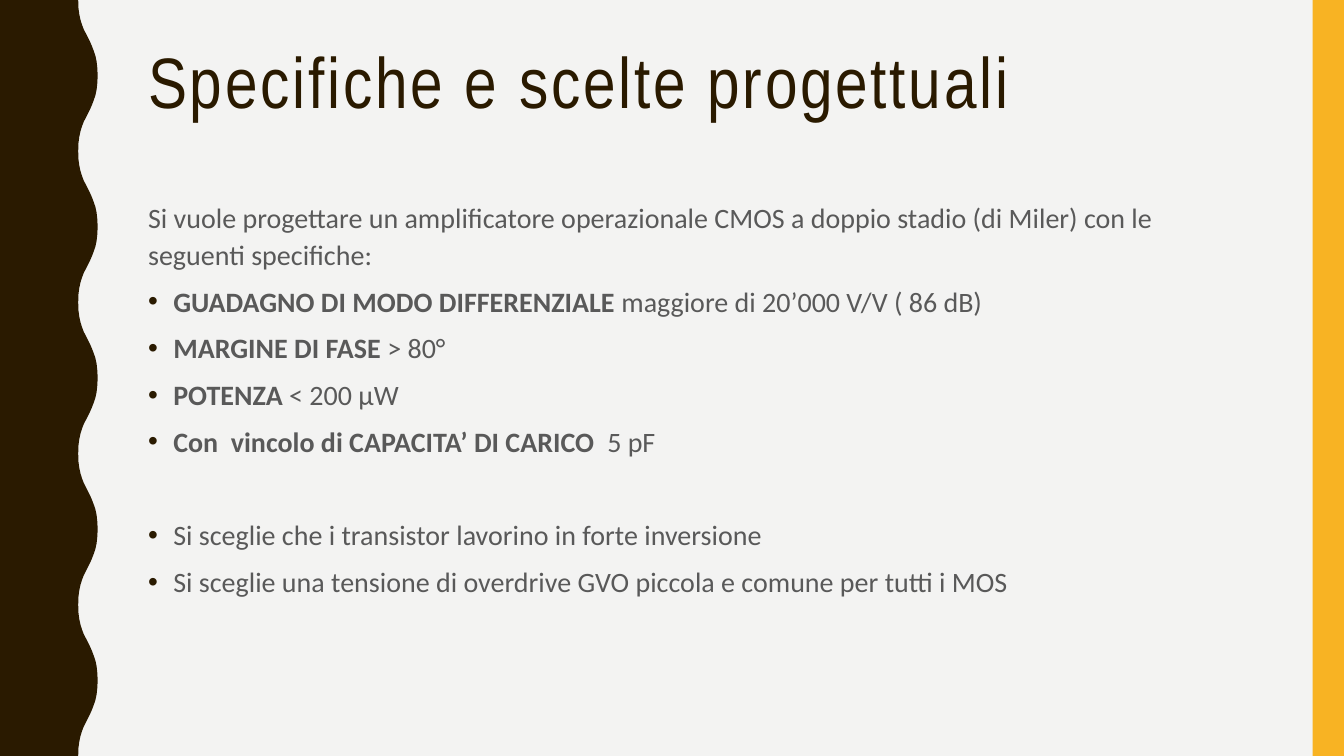
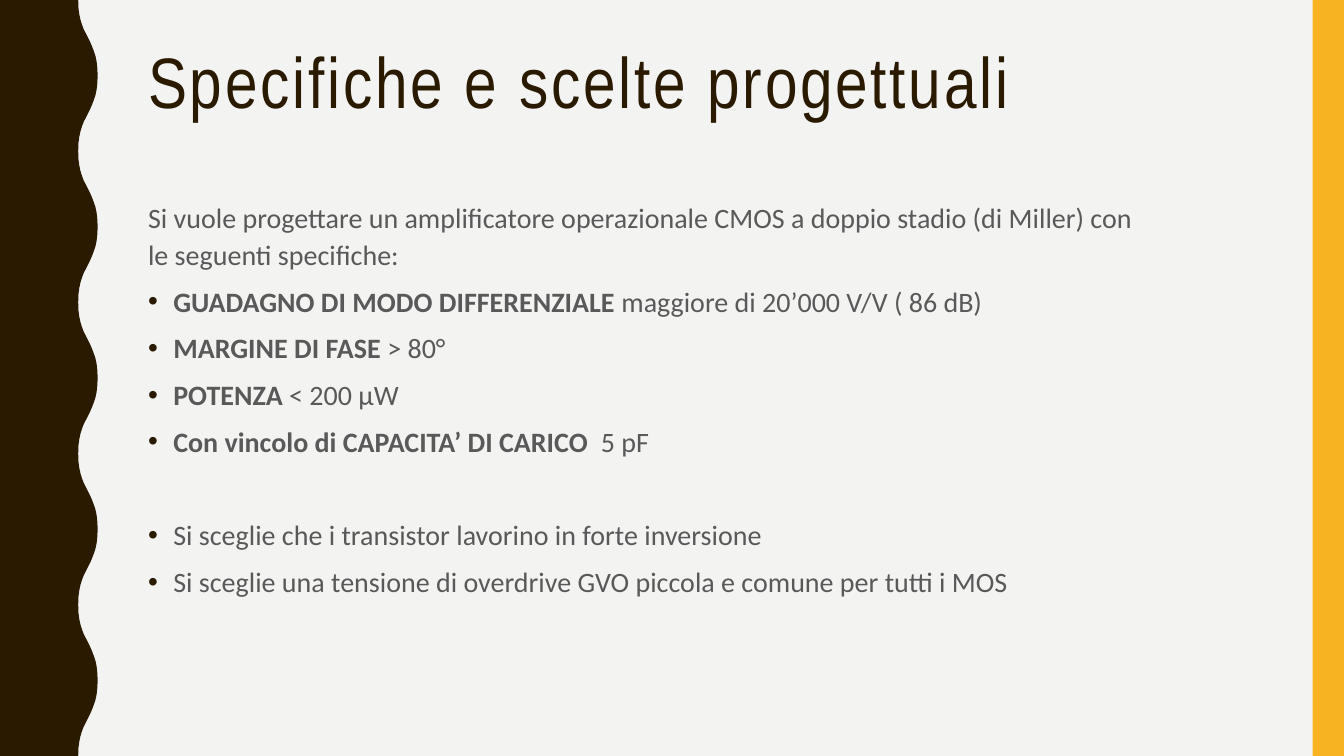
Before and after one commit to alessio-capello/MicroElectronics, a slide deck: slide 16 of MicroB/MicroBpresentazione.pptx. Drawn at 1344x756 pixels with LibreOffice and Linux fonts; fonts in the diff are those of the drawing. Boxes give left, top, right and bottom in pixels: in the first picture for what was removed or moved away, otherwise in the second. Text is boxed around its words. In the diff, an @@ line names an element or a change of style, - is before the commit and + after.

```diff
--- a/MicroB/MicroBpresentazione.pptx
+++ b/MicroB/MicroBpresentazione.pptx
@@ text at box(148, 208, 1131, 270): text changed @@
-Si vuole progettare un amplificatore operazionale CMOS a doppio stadio (di Miler) con le seguenti specifiche:
+Si vuole progettare un amplificatore operazionale CMOS a doppio stadio (di Miller) con le seguenti specifiche:
```
Also in this commit, not shown: 2 other slides changed, 6 slides added, 14 other files.
